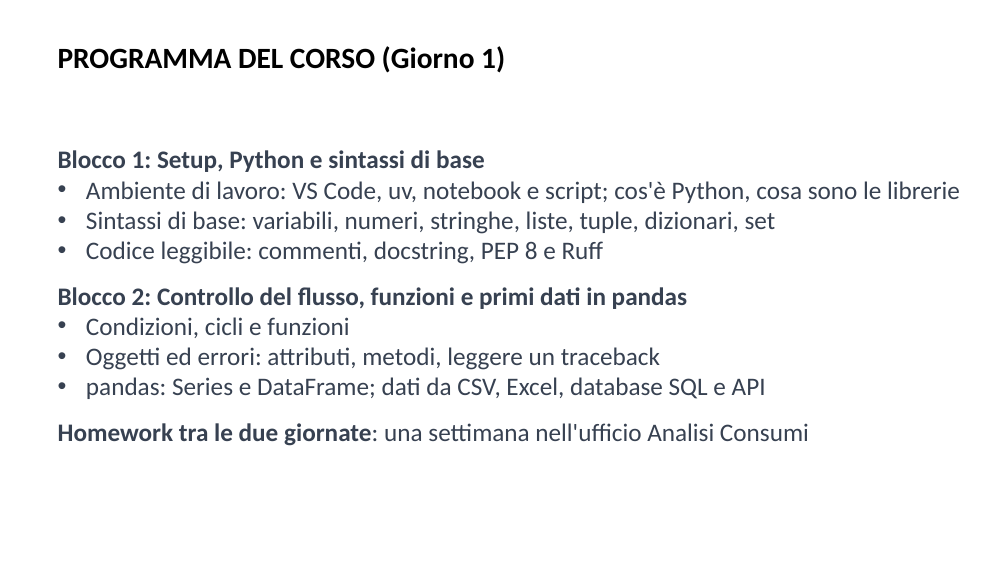
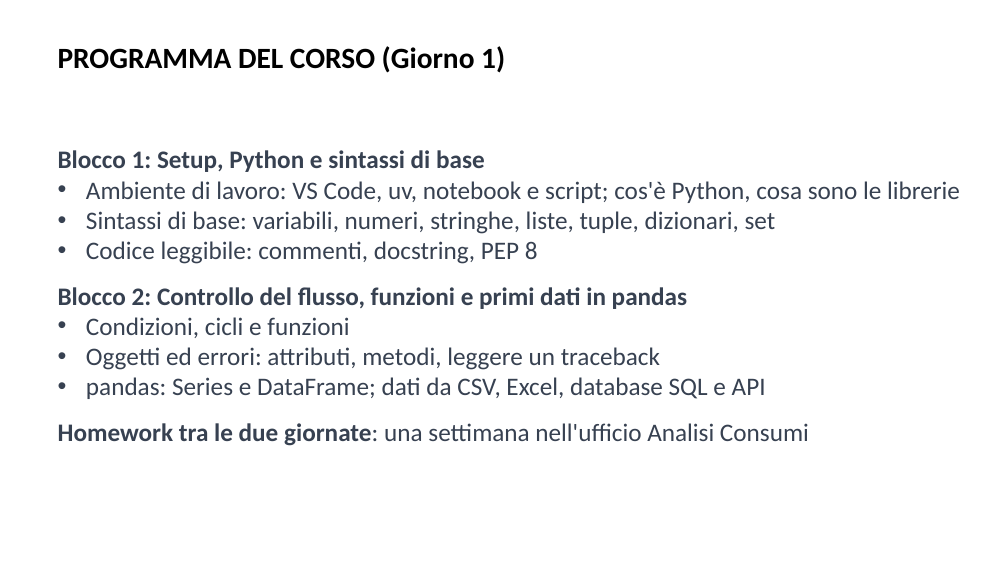
Before and after one commit to AndreaCorvaglia0/python-base-utilities, a slide deck: slide 2 of Slides/Presentazione_python_base.pptx. Drawn at 1008x567 pixels with LibreOffice and Linux fonts; fonts in the diff are those of the drawing; background and template pictures are left out. Boxes give left, top, right and bottom in pixels: in the first picture for what was removed or moved away, otherwise in the second. Text is boxed around its words. In the diff, an @@ line names an element or a change of style, - is before the commit and + after.

```diff
--- a/Slides/Presentazione_python_base.pptx
+++ b/Slides/Presentazione_python_base.pptx
@@ text at box(86, 241, 538, 264): text changed @@
-• Codice leggibile: commenti, docstring, PEP 8 e Ruff
+• Codice leggibile: commenti, docstring, PEP 8
```
Also in this commit, not shown: 1 other slide changed, 13 other files.
